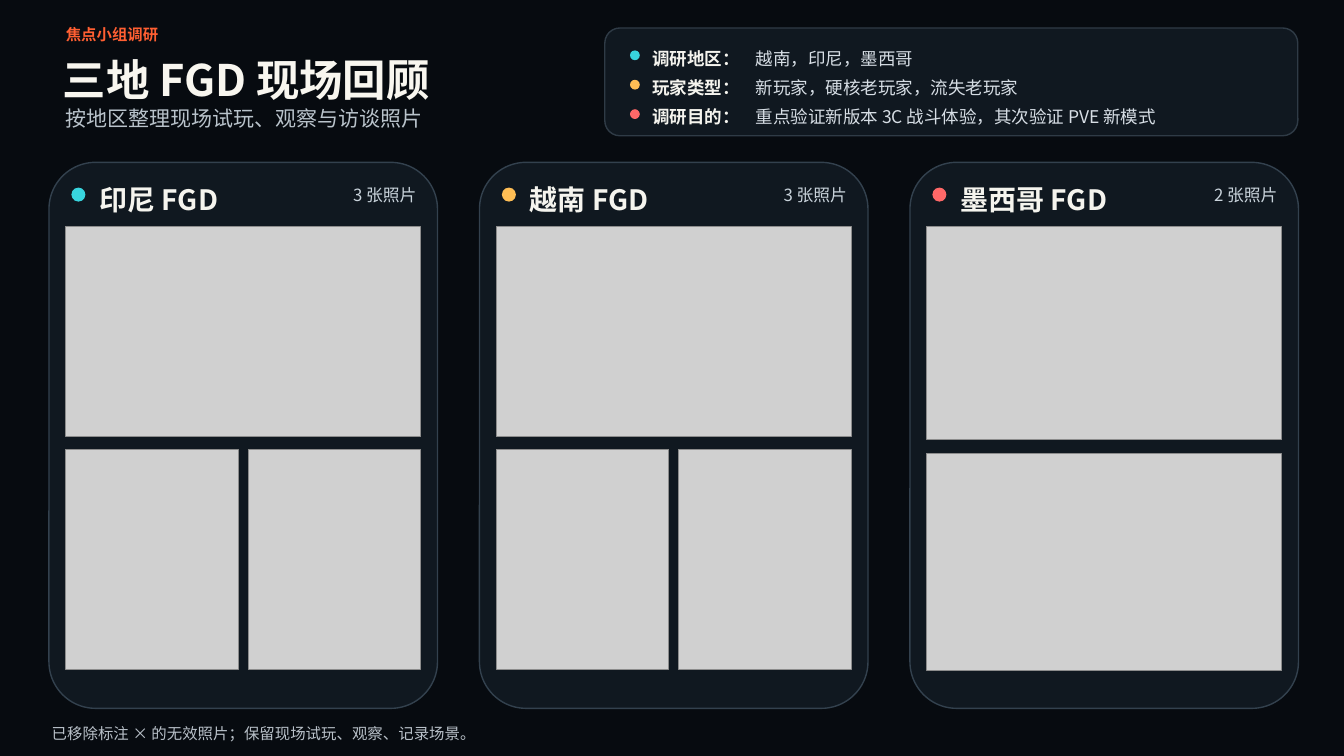
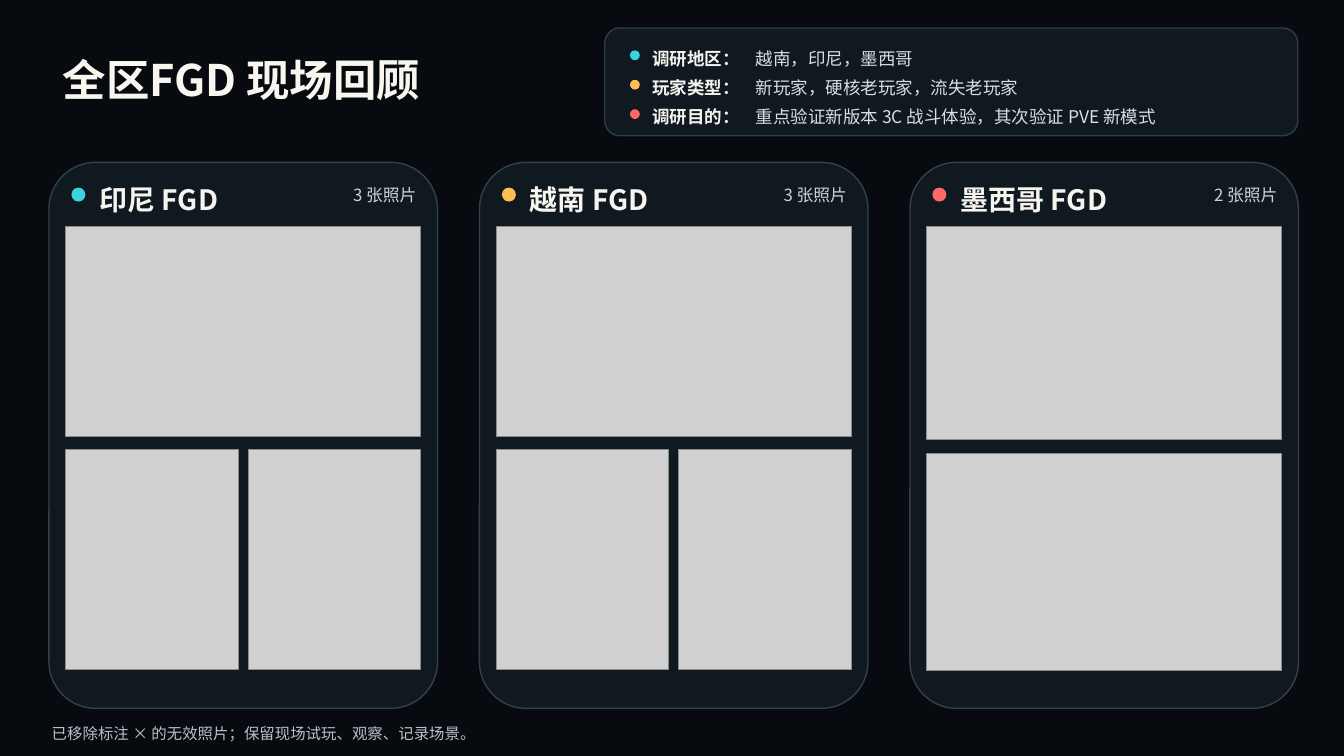
Before and after one commit to chriszcc1021/FGD-report-skill, a slide deck: slide 1 of FGD_Recap_by_region_CN_editable.pptx. Drawn at 1344x756 pixels with LibreOffice and Linux fonts; fonts in the diff are those of the drawing; grey boxes stand for pictures. Boxes give left, top, right and bottom in pixels: in the first picture for what was removed or moved away, otherwise in the second. Text is boxed around its words. In the diff, an @@ line names an element or a change of style, - is before the commit and + after.

```diff
--- a/FGD_Recap_by_region_CN_editable.pptx
+++ b/FGD_Recap_by_region_CN_editable.pptx
@@ text removed at (66,27,159,42) @@
-焦点小组调研
@@ text at (63,59,420,100): text changed @@
-三地 FGD 现场回顾
+全区FGD 现场回顾
@@ text removed at (66,108,423,128) @@
-按地区整理现场试玩、观察与访谈照片
```
Also in this commit, not shown: 1 other slide changed, 1 other file.
